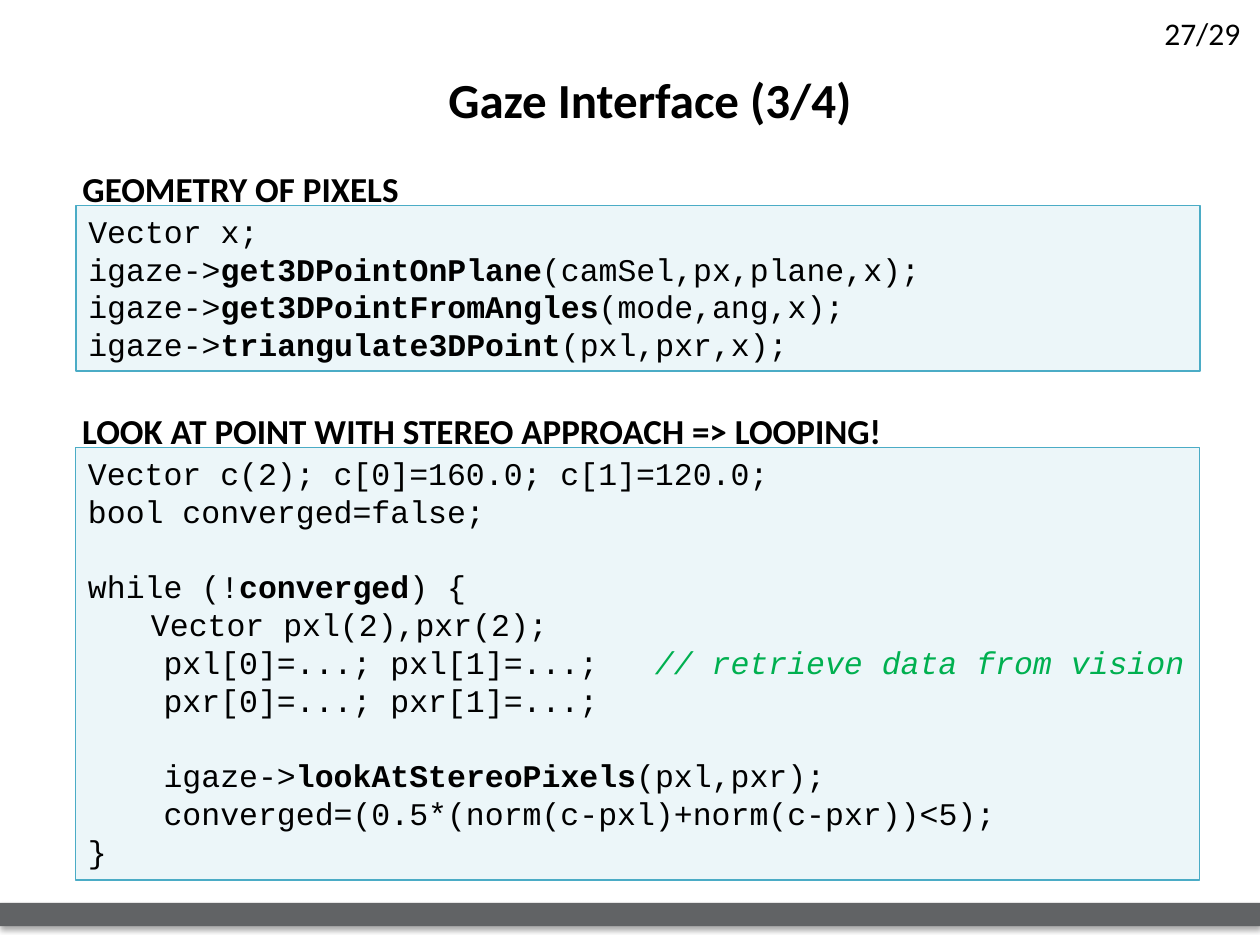
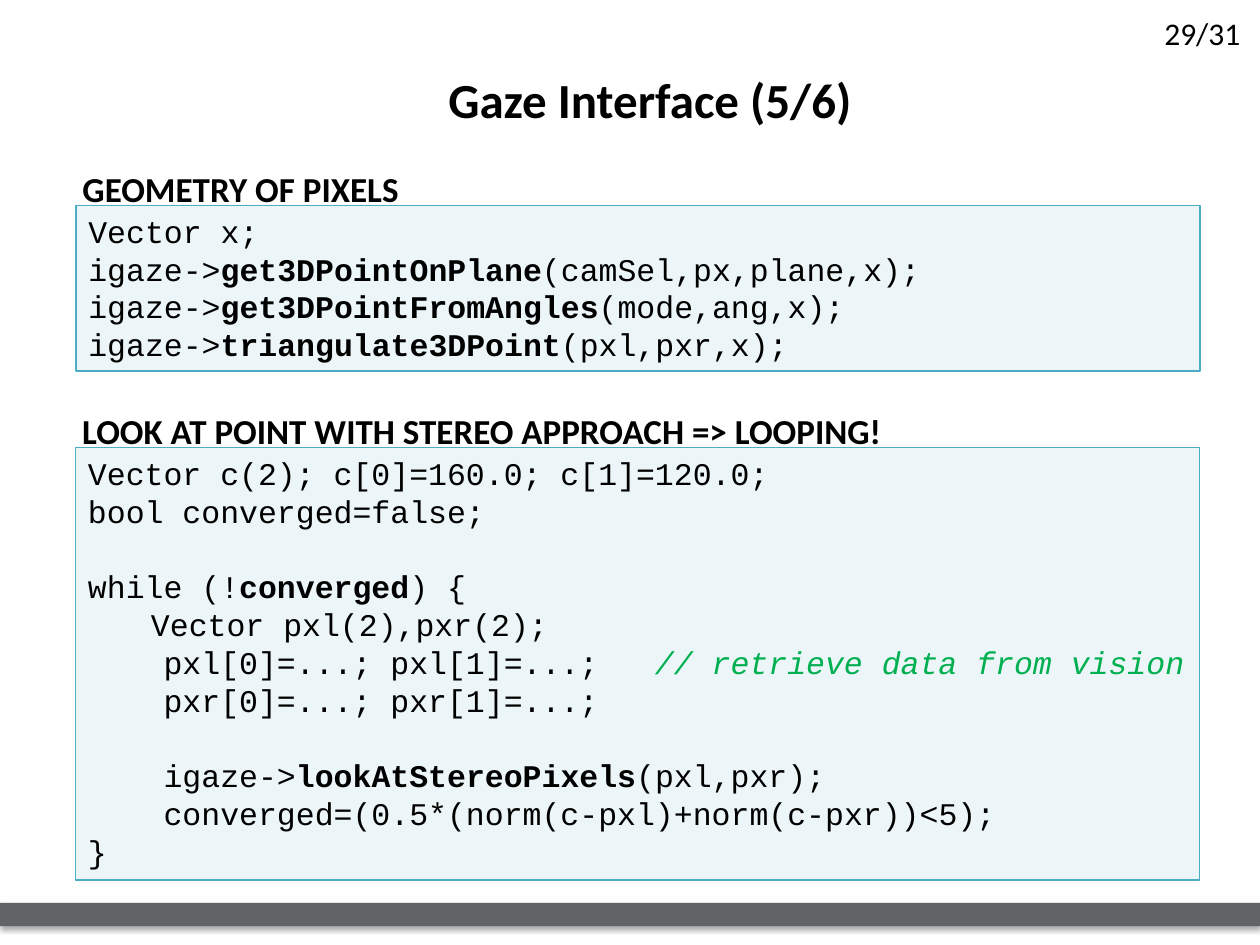
Before and after one commit to lornat75/Teaching, a slide deck: slide 29 of slides/2015-iit/cartesian-gaze-interfaces.pptx (slide 27 before the commit). Drawn at 1260x945 pixels with LibreOffice and Linux fonts; fonts in the diff are those of the drawing; background and template pictures are left out. Boxes give left, top, right and bottom in pixels: in the first picture for what was removed or moved away, otherwise in the second. Text is boxed around its words. In the diff, an @@ line names an element or a change of style, - is before the commit and + after.

```diff
--- a/slides/2015-iit/cartesian-gaze-interfaces.pptx
+++ b/slides/2015-iit/cartesian-gaze-interfaces.pptx
@@ page number at (1164, 23, 1240, 47): text changed @@
-27/29
+29/31
@@ text at (448, 82, 851, 126): text changed @@
-Gaze Interface (3/4)
+Gaze Interface (5/6)
```
Also in this commit, not shown: 3 other slides changed, 2 slides added, 8 other files.
